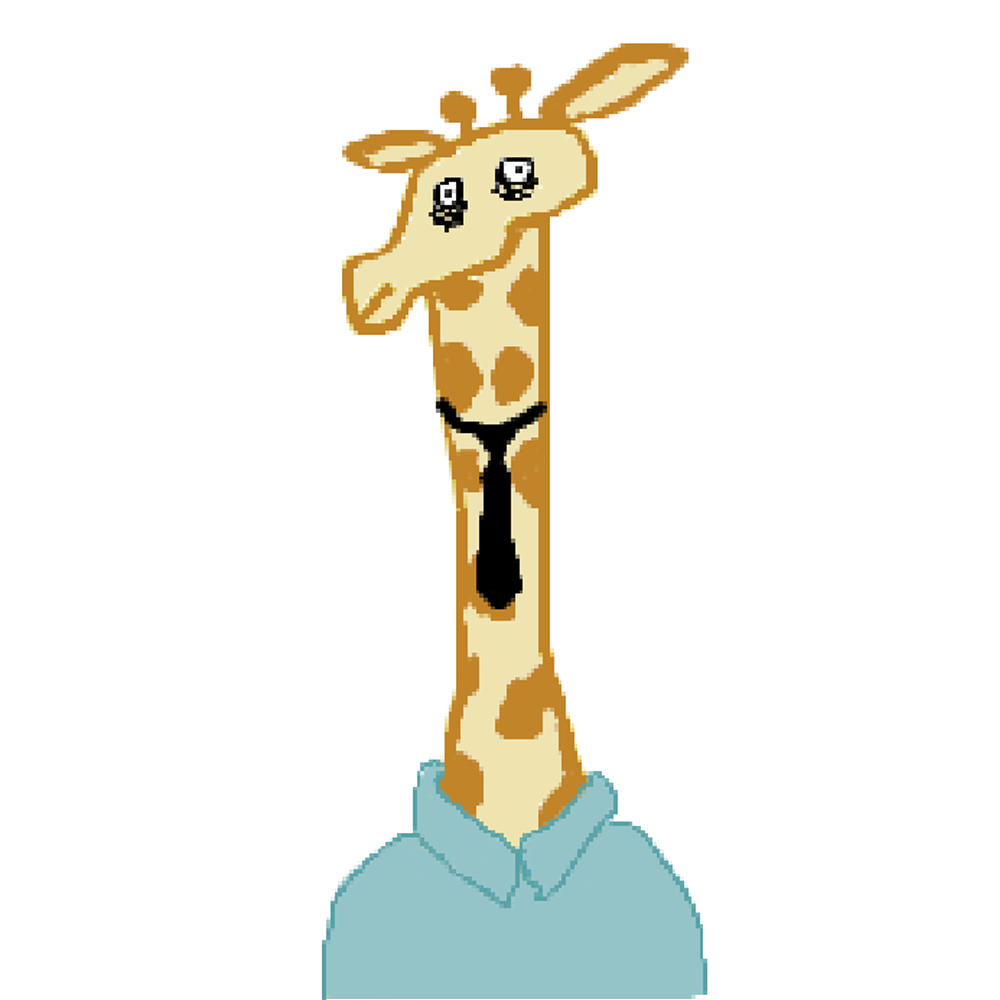
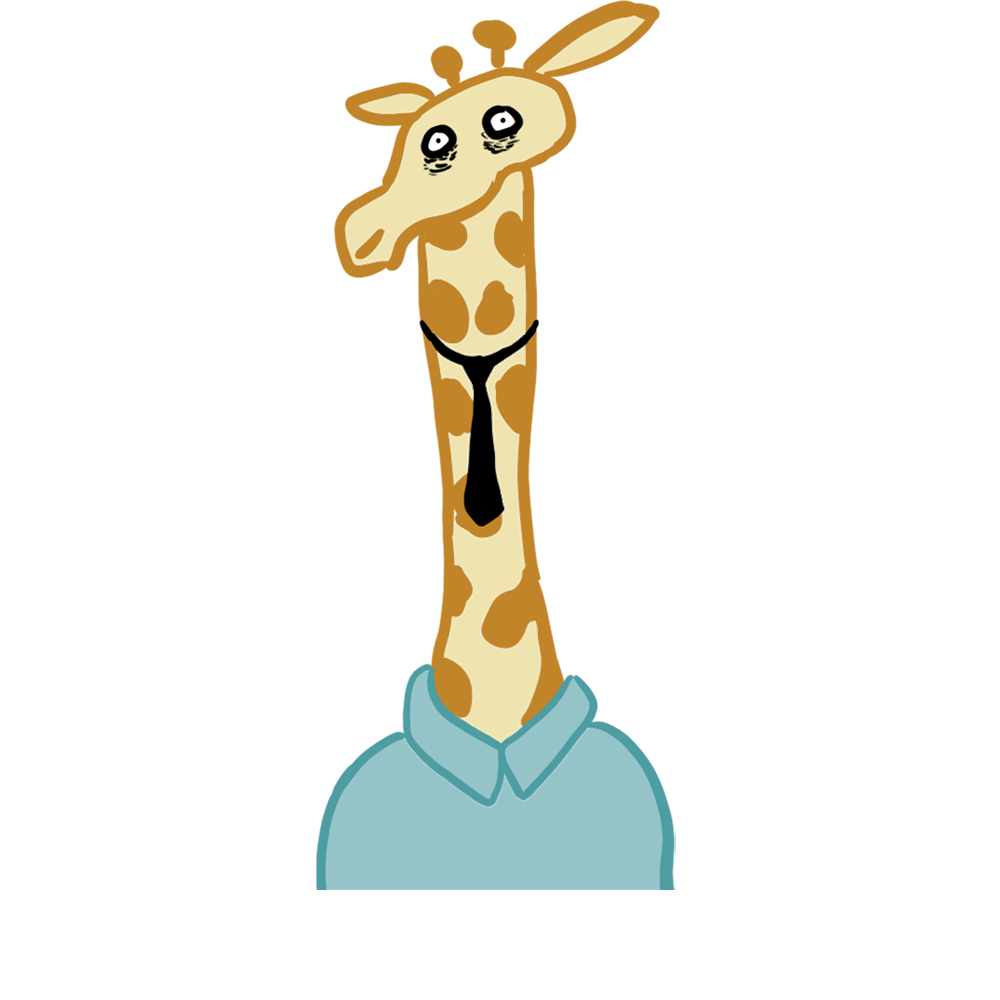
Two versions of the same layered image (1000x1000). Layer-by-layer changes:
added layer "newGigi" above "Calque 2" over [316, 0, 676, 890]
removed layer "gigi" over [316, 43, 708, 1000]
